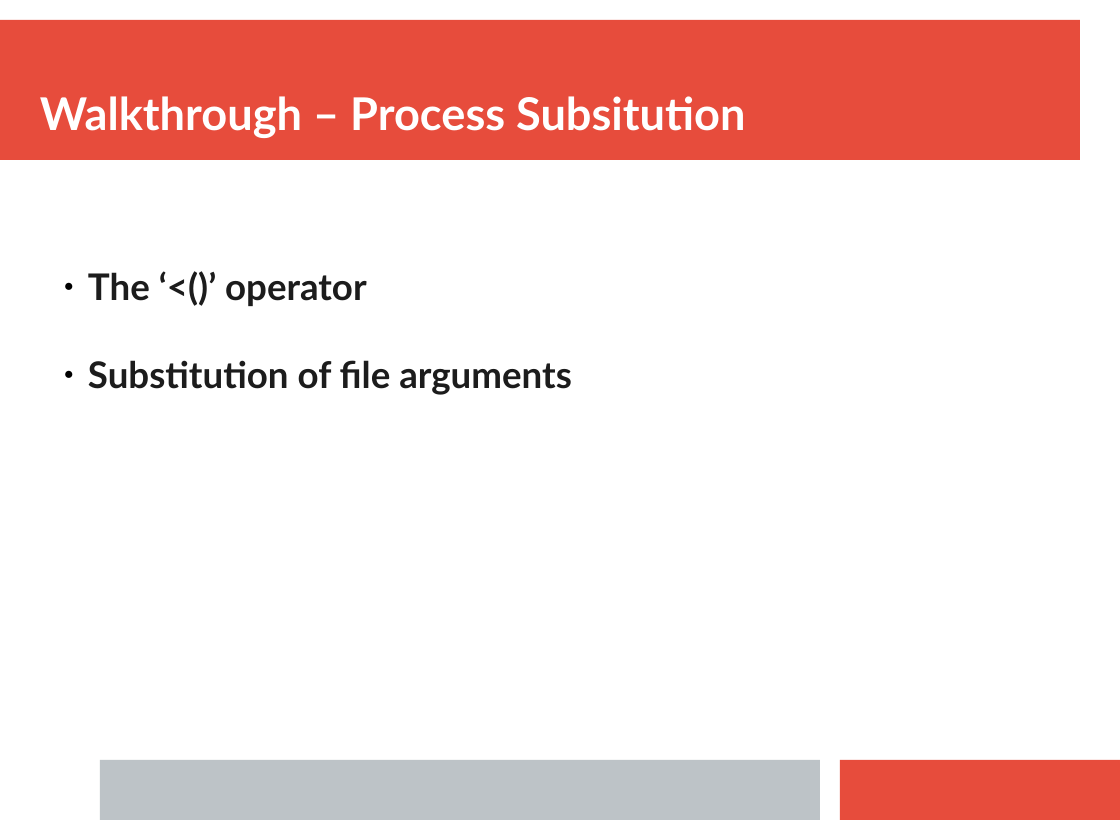
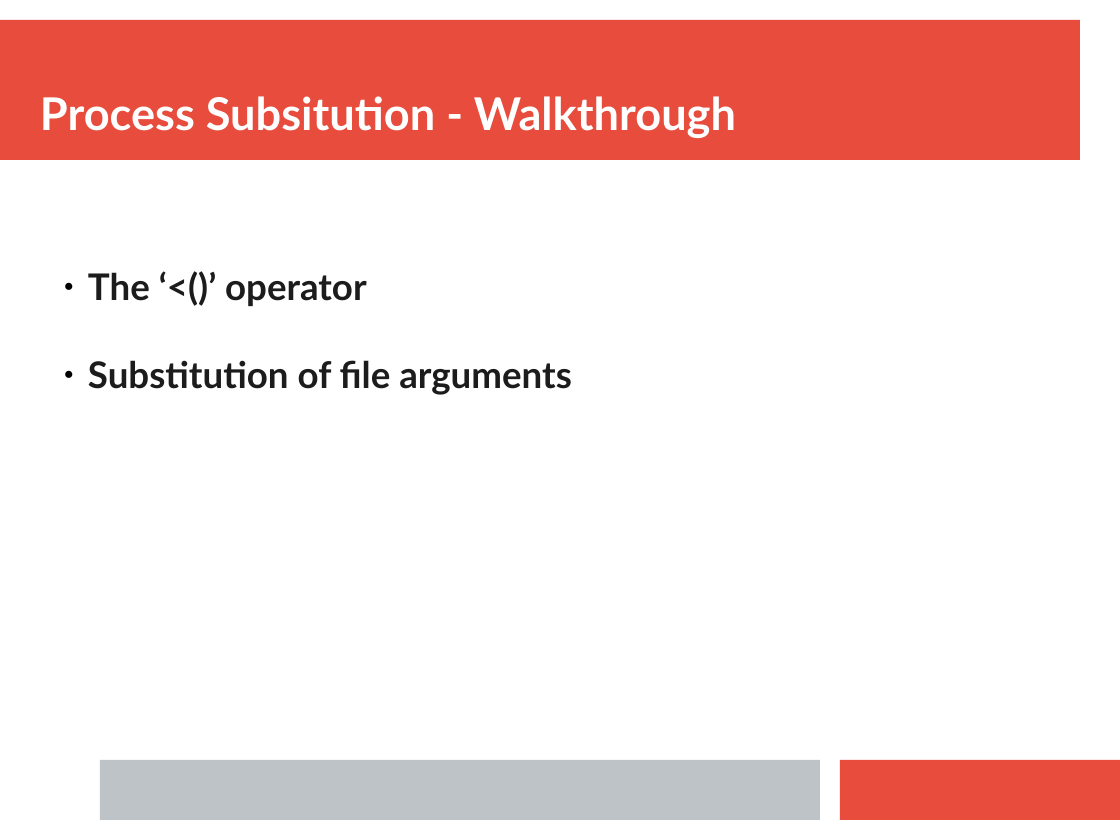
Before and after one commit to ianmiell/introduction-to-bash, a slide deck: slide 60 of slides/introduction_to_bash.pptx (slide 95 before the commit). Drawn at 1120x840 pixels with LibreOffice and Linux fonts; fonts in the diff are those of the drawing. Boxes give left, top, right and bottom in pixels: in the first picture for what was removed or moved away, otherwise in the second. Text is boxed around its words. In the diff, an @@ line names an element or a change of style, - is before the commit and + after.

```diff
--- a/slides/introduction_to_bash.pptx
+++ b/slides/introduction_to_bash.pptx
@@ text at (40,96,736,138): text changed @@
-Walkthrough – Process Subsitution
+Process Subsitution - Walkthrough
```
Also in this commit, not shown: 43 other slides changed, 1 slide added, 10 slides removed, 27 other files.
